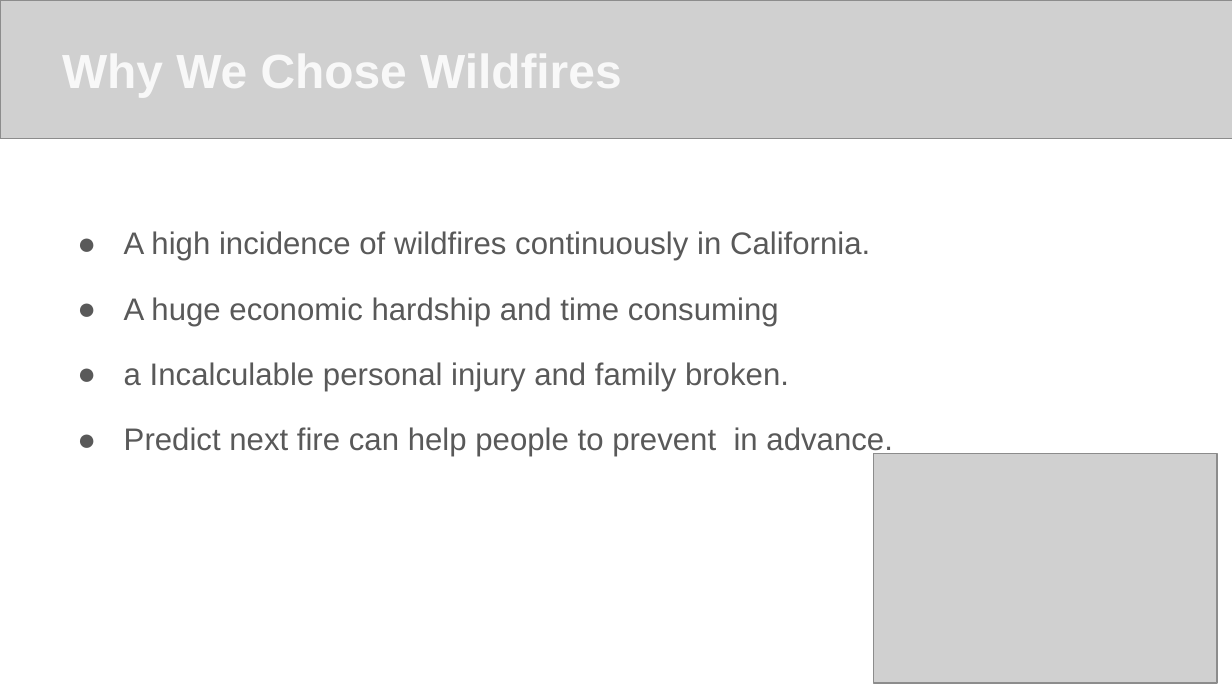
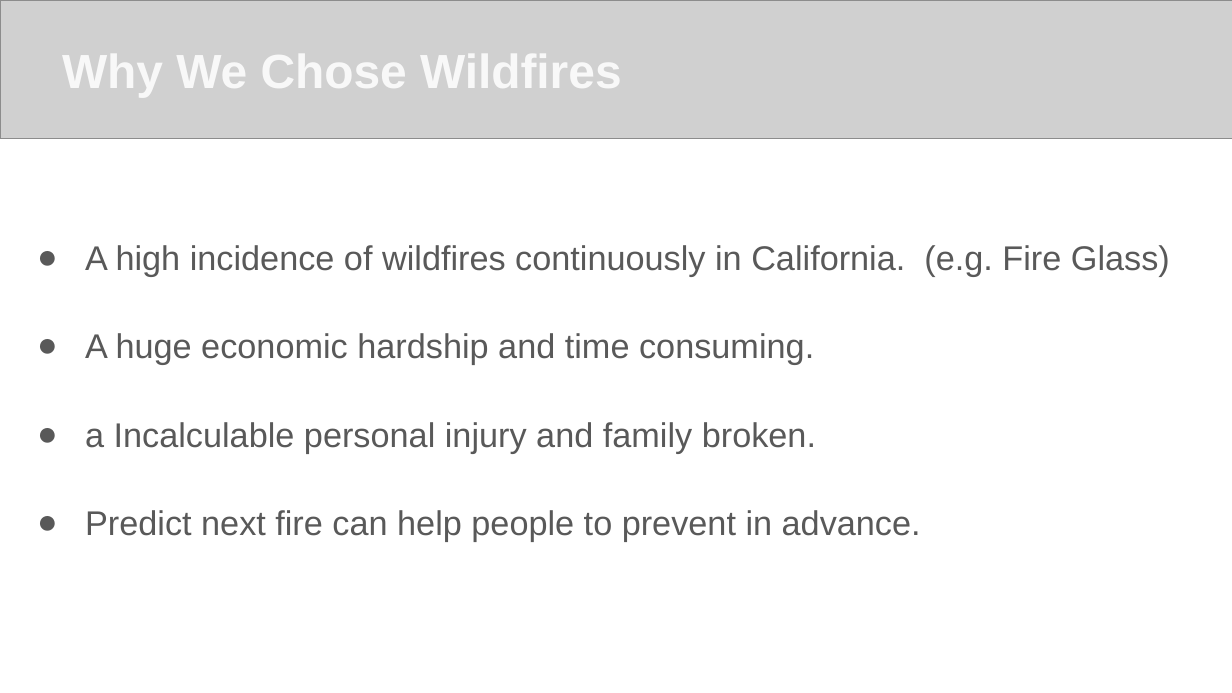
Before and after one commit to stephen-tan/california-wildfires, a slide deck: slide 2 of California Wildfires (1).pptx (slide 3 before the commit). Drawn at 1232x693 pixels with LibreOffice and Linux fonts; fonts in the diff are those of the drawing; grey boxes stand for pictures. Boxes give left, top, right and bottom in pixels: in the first picture for what was removed or moved away, otherwise in the second. Text is boxed around its words. In the diff, an @@ line names an element or a change of style, - is before the commit and + after.

Commit message:
Final presentation

```diff
--- a/California Wildfires (1).pptx
+++ b/California Wildfires (1).pptx
@@ subtitle "A high incidence of wildfires ...": place and size @@
-subtitle "A high incidence of wildfires ..." at [124, 231, 893, 457]
+subtitle "A high incidence of wildfires ..." at [85, 245, 1170, 541]
@@ subtitle at [85, 245, 1170, 365]: text changed; size 18.2 to 20 pt @@
-● A high incidence of wildfires continuously in California.
-● A huge economic hardship and time consuming
+● A high incidence of wildfires continuously in California. (e.g. Fire Glass)
+● A huge economic hardship and time consuming.
@@ subtitle at [85, 422, 921, 541]: size 18.2 to 20 pt in "a Incalculable personal injury and family broken.", "Predict next fire can help people to ..."; indent changed; line spacing 0.95 to 1.15 @@
@@ picture removed at [873, 453, 1217, 684] @@
```
Also in this commit, not shown: 5 other slides changed, 1 slide removed.
